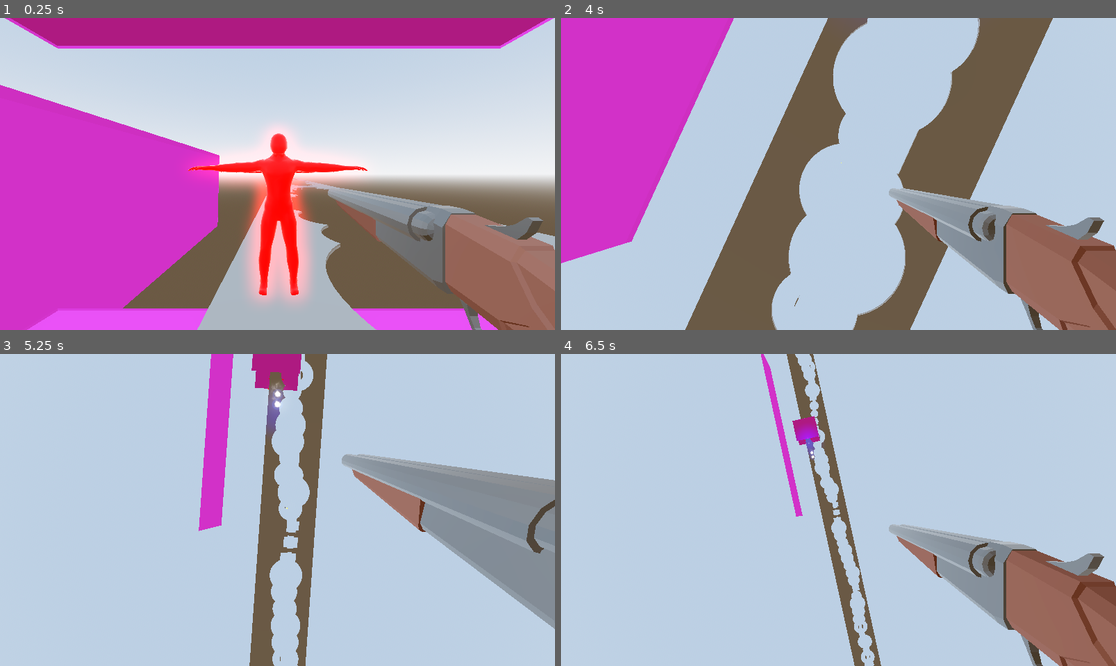
Above: before the commit, frames 1-4 (two rows, left to right).
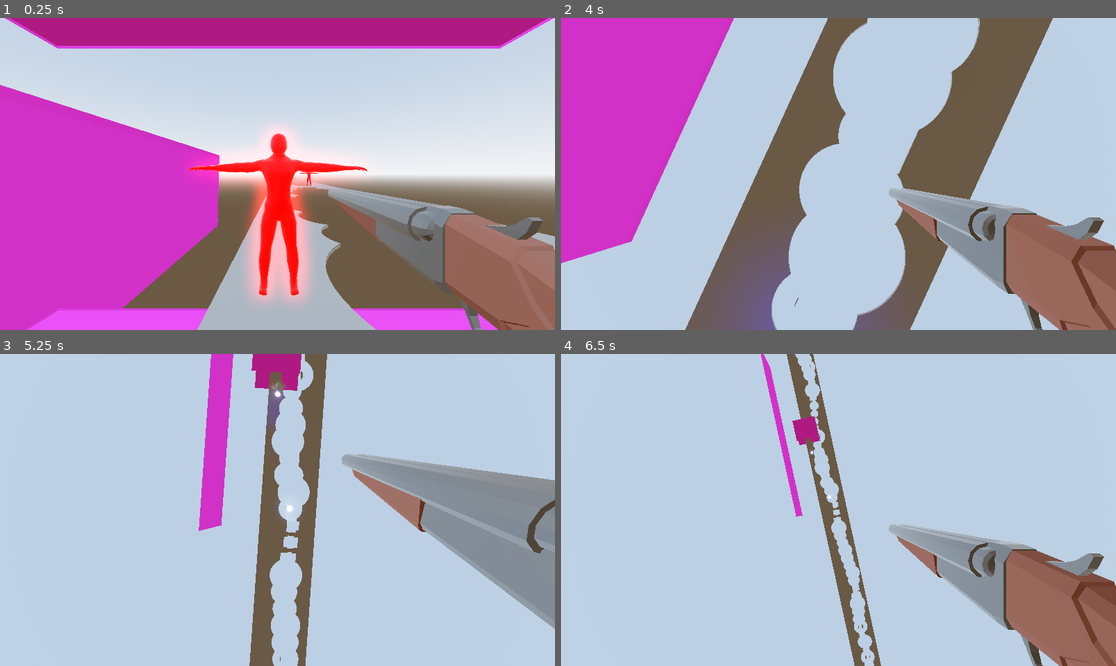
Above: after the commit, the same moments.

Repository: Games4Doritos/UWAGameJam2
Game: Godot game, scene res://Scenes/world.tscn
The game is run twice, just before and just after one commit, with the same random seed, the same clock (stepped at 60 frames per second) and the same inputs. This scene is started directly instead of the project's main scene.
Inputs (mouse positions are in pixels of both pictures, inside the frame that each line leads up to):
- Up to frame 1 (0.25 s): no input
- Up to frame 2 (4 s): move the mouse to (866, 174) at 0.52 s; hold Shift (run) 0.53-1.28 s; hold W (forward) from 0.53 s (still down); click (866, 174) at 0.67 s; tap Space (jump) at 0.77, 1.52, 3.02, 3.77 s; move the mouse to (810, 174) at 1.27 s; click (810, 174) at 1.35 s; move the mouse to (849, 167) at 2.02 s; hold Shift (run) 2.03-2.78 s; click (849, 167) at 2.17 s; tap Enter at 2.75 s; move the mouse to (832, 180) at 2.77 s; click (832, 180) at 2.85 s; move the mouse to (877, 177) at 3.52 s; hold Shift (run) from 3.53 s (still down); click (877, 177) at 3.67 s
- Up to frame 3 (5.25 s): keep holding W (forward); move the mouse to (233, 506) at 4.27 s; release Shift (run) at 4.28 s; click (233, 506) at 4.35 s; tap Space (jump) at 4.52 s; move the mouse to (283, 510) at 5.02 s; hold Shift (run) from 5.03 s (still down); click (283, 510) at 5.17 s
- Up to frame 4 (6.5 s): move the mouse to (816, 503) at 5.77 s; release W (forward) at 5.78 s; release Shift (run) at 5.78 s; hold D (right) from 5.78 s (still down); click (816, 503) at 5.85 s; tap Space (jump) at 6.02 s

The runs differ from the first frame. In frame 1, less than 0.1% of the frame differs, in the area x 39-61%, y 49-55%; in frame 2, 3.1%, in the area x 27-60%, y 0-100%; in frame 3, 0.3%; in frame 4, 0.2%.

Commit message:
feat: Shoot balls
Can now shoot enemy projectiles to make them de-spawn.

Enemies now only shoot balls at you if you are within range.

Diff:
--- a/Scenes/electric_ball.tscn
+++ b/Scenes/electric_ball.tscn
@@ -255,4 +255,5 @@
 autoplay = true
 parameters/looping = true
 
+[connection signal="area_entered" from="." to="." method="_on_area_entered"]
 [connection signal="body_entered" from="." to="." method="_on_body_entered"]
--- a/Scenes/enemy.gd
+++ b/Scenes/enemy.gd
@@ -3,11 +3,11 @@
 @onready var timer = $Timer
 
 var ball = preload("res://Scenes/electric_ball.tscn")
+var player
 
 # Called when the node enters the scene tree for the first time.
 func _ready() -> void:
-	pass
-
+	player = get_tree().get_nodes_in_group("player")[0]
 
 # Called every frame. 'delta' is the elapsed time since the previous frame.
 func _process(delta: float) -> void:
@@ -21,7 +21,8 @@
 
 
 func _on_timer_timeout() -> void:
-	var ballInstance = ball.instantiate()
-	ballInstance.position = global_position
+	if (position-player.position).length() < 30:
+		var ballInstance = ball.instantiate()
+		ballInstance.position = global_position
 
-	get_tree().current_scene.add_child(ballInstance)
+		get_tree().current_scene.add_child(ballInstance)
--- a/Scenes/enemy.tscn
+++ b/Scenes/enemy.tscn
@@ -410,11 +410,11 @@
 shape = SubResource("CapsuleShape3D_287tu")
 
 [node name="Physical Bone mixamorig_Neck" type="PhysicalBone3D" parent="RootNode/Skeleton3D/PhysicalBoneSimulator3D" index="4"]
-transform = Transform3D(-1, 9.3311095e-17, 1.459049e-16, -1.2246469e-16, 0.2147305, -0.97667336, -1.2246469e-16, -0.97667336, -0.2147305, 0.010082372, 2.2031326, -0.005971818)
+transform = Transform3D(-1, 9.3311095e-17, 1.459049e-16, -1.2246469e-16, 0.2147305, -0.97667336, -1.2246469e-16, -0.97667336, -0.2147305, 0.010082372, 2.2031326, -0.0059920223)
 collision_layer = 2
 joint_type = 5
-joint_offset = Transform3D(1, 0, 0, 0, 1, 0, 0, 0, 1, 6.4918436e-25, -0.00018824823, 0.043600876)
-body_offset = Transform3D(-1, 0, 1.4889251e-23, 0, 0.2147305, -0.97667336, 0, -0.97667336, -0.2147305, 0, 0.042624235, 0.009178581)
+joint_offset = Transform3D(1, 0, 0, 0, 1, 0, 0, 0, 1, 6.4911977e-25, -0.0002079811, 0.04359654)
+body_offset = Transform3D(-1, 0, 1.4889251e-23, 0, 0.2147305, -0.97667336, 0, -0.97667336, -0.2147305, 0, 0.042624235, 0.009158377)
 bone_name = "mixamorig_Neck"
 joint_constraints/x/linear_limit_enabled = true
 joint_constraints/x/linear_limit_upper = 0.0
@@ -737,11 +737,11 @@
 shape = SubResource("CapsuleShape3D_ve8xs")
 
 [node name="Physical Bone mixamorig_LeftLeg" type="PhysicalBone3D" parent="RootNode/Skeleton3D/PhysicalBoneSimulator3D" index="13"]
-transform = Transform3D(-0.99771625, 7.3675554e-05, -0.0675449, -0.06754473, 0.0013993803, 0.9977153, 0.0001680282, 0.9999991, -0.001391208, 0.2393063, 0.41173583, -0.002474438)
+transform = Transform3D(-0.99771625, 7.430837e-05, -0.0675449, -0.06754473, 0.0013993803, 0.9977153, 0.00016865958, 0.9999991, -0.0013911653, 0.2399969, 0.41115886, -0.002470365)
 collision_layer = 2
 joint_type = 2
-joint_offset = Transform3D(1, 0, 0, 0, 1, 0, 0, 0, 1, 0.00035548868, -6.6791705e-05, 0.31356624)
-body_offset = Transform3D(1, -3.486639e-06, -8.7711373e-07, -8.9123967e-07, 2.1338928e-07, -1.0000001, 3.4866243e-06, 1.0000001, 2.1338928e-07, -0.00035521388, 0.31356627, 6.672356e-05)
+joint_offset = Transform3D(1, 0, 0, 0, 1, 0, 0, 0, 1, 0.0010055375, -7.012204e-05, 0.31418854)
+body_offset = Transform3D(1, -4.118032e-06, -8.771067e-07, -8.903612e-07, 2.561137e-07, -1.0000001, 4.118003e-06, 1.0000001, 2.561137e-07, -0.0010052621, 0.31418857, 7.003744e-05)
 bone_name = "mixamorig_LeftLeg"
 joint_constraints/swing_span = 45.0
 joint_constraints/twist_span = 0.0
@@ -829,11 +829,11 @@
 shape = SubResource("CapsuleShape3D_c1gwg")
 
 [node name="Physical Bone mixamorig_RightUpLeg" type="PhysicalBone3D" parent="RootNode/Skeleton3D/PhysicalBoneSimulator3D" index="15"]
-transform = Transform3D(-0.9965967, -1.9132349e-06, 0.08243269, 0.08243263, -0.0012337534, 0.9965959, 9.979489e-05, 0.9999992, 0.0012297123, -0.1724508, 1.0286975, -0.0035341387)
+transform = Transform3D(-0.9965967, -2.07161e-06, 0.08243269, 0.08243263, -0.0012337533, 0.9965959, 9.963704e-05, 0.9999992, 0.0012297252, -0.1724508, 1.0286975, -0.0035341387)
 collision_layer = 2
 joint_type = 2
-joint_offset = Transform3D(1, 0, 0, 0, 1, 0, 0, 0, 1, 6.6425805e-08, -5.1123283e-08, 0.3051749)
-body_offset = Transform3D(0.9999998, 1.9059153e-06, -2.1766434e-07, -2.1955984e-07, 1.671724e-07, -0.99999976, -1.9059007e-06, 1, 1.6752165e-07, 0, 0.30517483, 0)
+joint_offset = Transform3D(1, 0, 0, 0, 1, 0, 0, 0, 1, 6.642542e-08, -5.5066767e-08, 0.3051749)
+body_offset = Transform3D(0.9999998, 2.0637672e-06, -2.1766303e-07, -2.1936576e-07, 1.8021092e-07, -0.99999976, -2.0637453e-06, 1, 1.8044375e-07, 0, 0.30517483, 0)
 bone_name = "mixamorig_RightUpLeg"
 joint_constraints/swing_span = 45.0
 joint_constraints/twist_span = 0.0
--- a/Scenes/world.tscn
+++ b/Scenes/world.tscn
@@ -67,7 +67,7 @@
 material = SubResource("StandardMaterial3D_5a7ea")
 
 [node name="Root Scene" parent="." instance=ExtResource("5_fo5ed")]
-transform = Transform3D(1, 0, 0, 0, 0.99999994, 0, 0, 0, 0.99999994, 0, 0.7699921, -5.4396124)
+transform = Transform3D(1, 0, 0, 0, 0.99999994, 0, 0, 0, 0.99999994, 5, 0.7699921, -32.439613)
 
 [node name="Root Scene2" parent="." instance=ExtResource("5_fo5ed")]
 transform = Transform3D(1, 0, 0, 0, 0.99999994, 0, 0, 0, 0.99999994, 0, 0.7699921, -3.4396124)
--- a/Scripts/bullet.gd
+++ b/Scripts/bullet.gd
@@ -10,7 +10,6 @@
 func _ready() -> void:
 	pass # Replace with function body.
 
-
 # Called every frame. 'delta' is the elapsed time since the previous frame.
 func _process(delta: float) -> void:
 	position += transform.basis * Vector3(SPEED, 0, 0) * delta
@@ -21,10 +20,8 @@
 		await get_tree().create_timer(1.0).timeout
 		queue_free()
 
-
 func _on_timer_timeout() -> void:
 	queue_free()
-
 
 func _on_area_3d_area_entered(area: Area3D) -> void:
 	mesh.visible = false
--- a/electric_ball.gd
+++ b/electric_ball.gd
@@ -18,3 +18,8 @@
 	if body.is_in_group("player"):
 		get_tree().current_scene.gameOver()
 		body.hit()
+
+
+func _on_area_entered(area: Area3D) -> void:
+	if area.is_in_group("bullet"):
+		queue_free()
